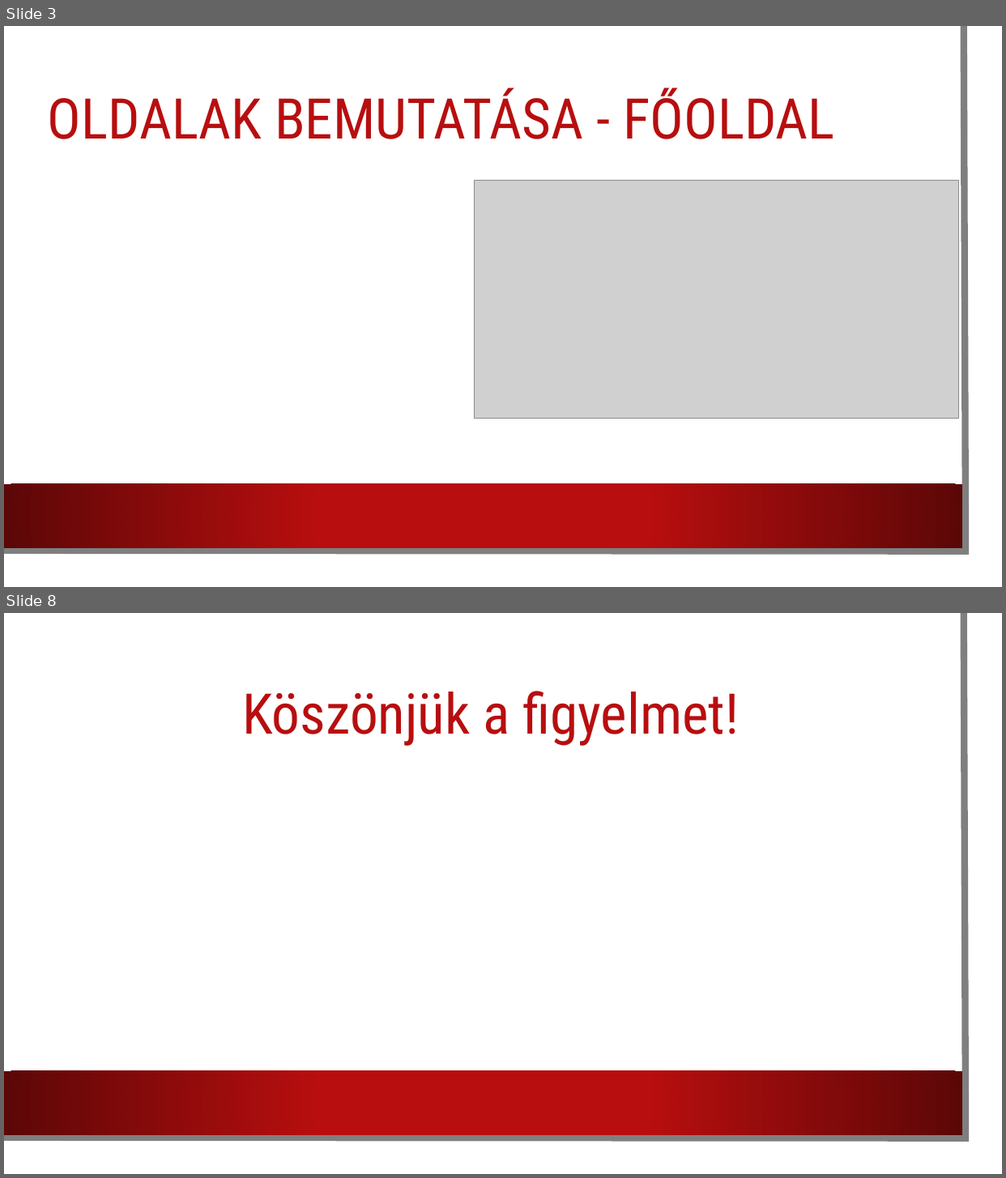
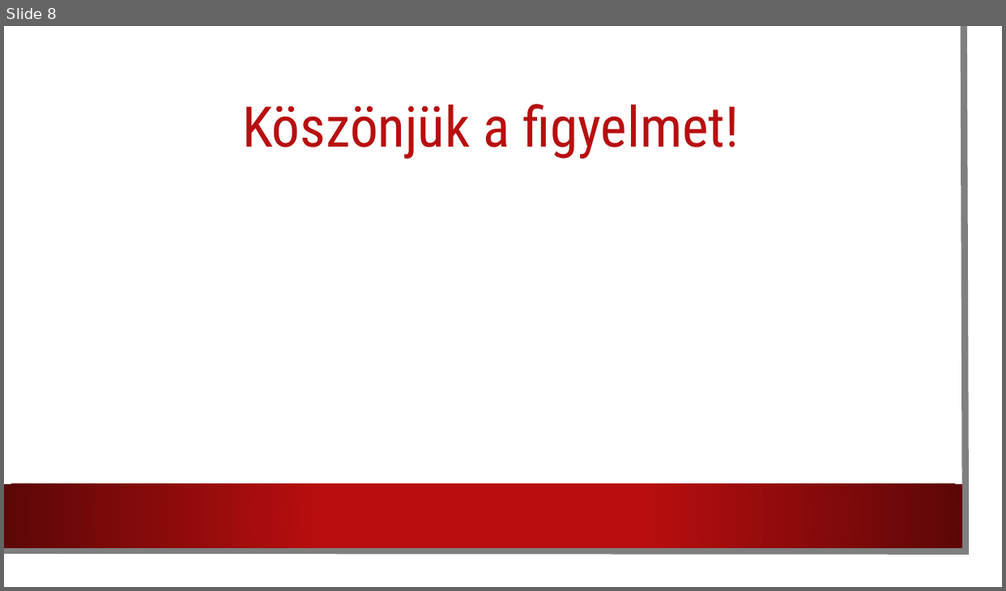
Before and after one commit to Kristof486/WebProjekt2026, a slide deck: Autókereskedés webproject.pptx. Shown one above the other, each under a label of ours: slides 3 and 8 before the commit, slide 8 after it; the slides between them are not shown. The pictures are 1006x1178 and 1006x591 pixels, drawn with LibreOffice and Linux fonts; fonts in the diff are those of the drawing; grey boxes stand for pictures; background and template pictures are left out. Boxes give left, top, right and bottom in pixels: in the first picture for what was removed or moved away, otherwise in the second. Text is boxed around its words. In the diff, an @@ line names an element or a change of style, - is before the commit and + after.

```diff
--- a/Autókereskedés webproject.pptx
+++ b/Autókereskedés webproject.pptx
@@ slide 3 removed at [4, 26, 1002, 587], background picture (left out); not listed: 2 template elements that a slide beside it also shows @@
@@ title removed at [48, 88, 835, 139] @@
-OLDALAK BEMUTATÁSA - FŐOLDAL
@@ picture removed at [474, 180, 959, 418] @@
```
Also in this commit, not shown: 5 slides changed, 1 slide added.
